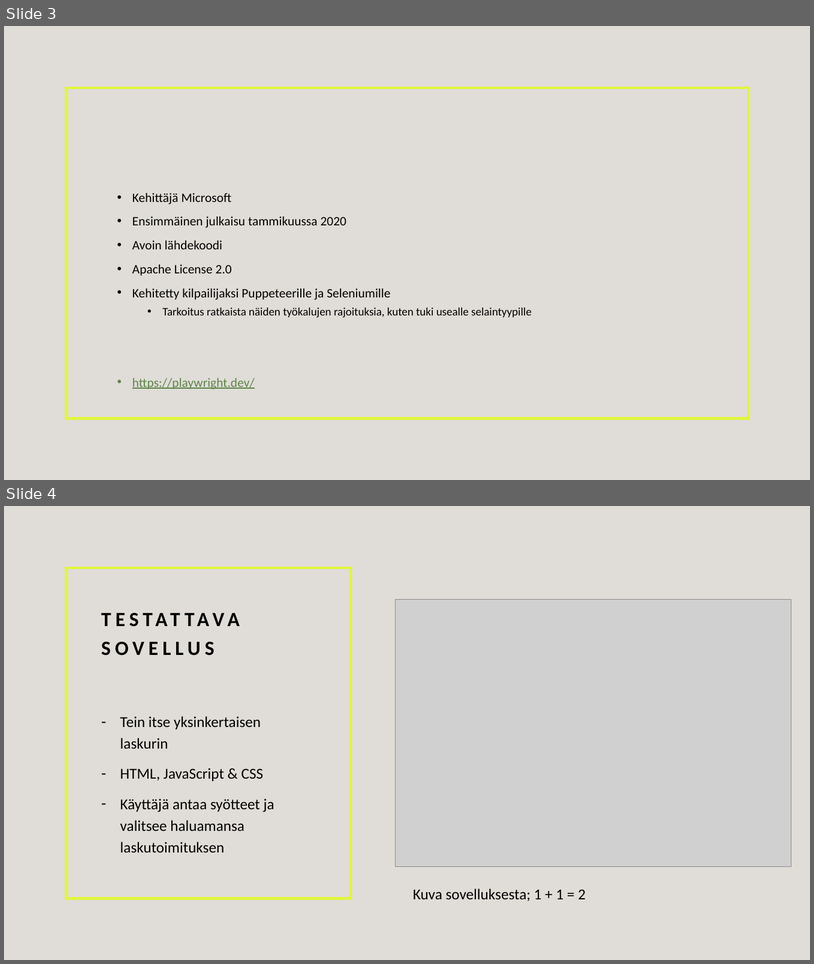
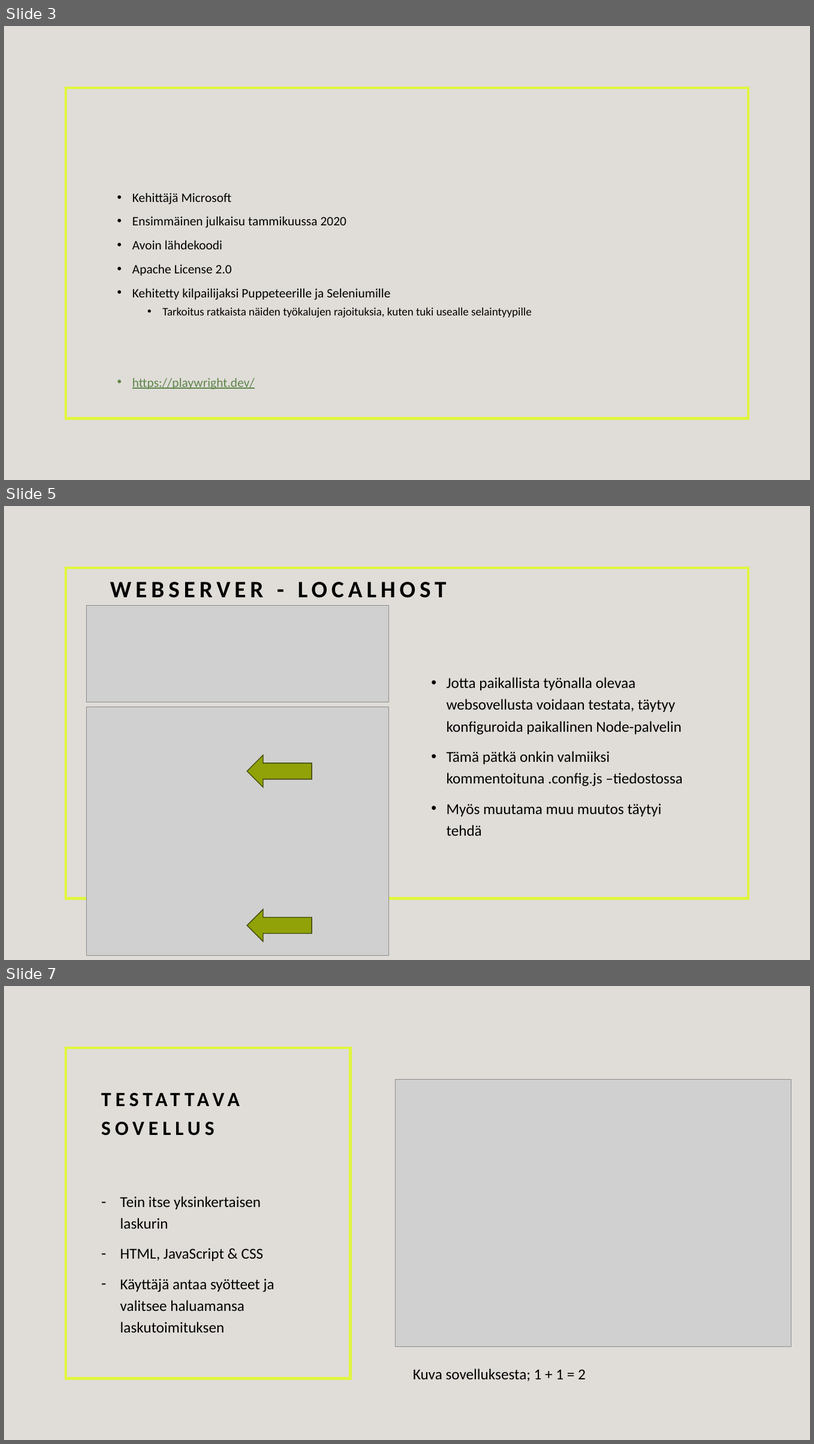
Before and after one commit to TeroAsilainen/ohjelmistotestaus-tyopaja, a slide deck: Playwright.pptx. Shown one above the other, each under a label of ours: slides 3 and 4 before the commit, slides 3, 5 and 7 after it; the slides between them are not shown. The pictures are 814x964 and 814x1444 pixels, drawn with LibreOffice and Linux fonts; fonts in the diff are those of the drawing; grey boxes stand for pictures. Boxes give left, top, right and bottom in pixels: in the first picture for what was removed or moved away, otherwise in the second. Text is boxed around its words. In the diff, an @@ line names an element or a change of style, - is before the commit and + after.

```diff
--- a/Playwright.pptx
+++ b/Playwright.pptx
@@ slide 5 added at box(4, 506, 810, 960), background #E0DDD8; not listed: 1 template element that a slide beside it also shows @@
@@ title added at box(110, 582, 447, 598), 28 pt, text #000000, bold @@
+WEBSERVER - LOCALHOST
@@ picture added at box(86, 605, 389, 702) @@
@@ text added at box(447, 677, 683, 835), 18 pt, text #000000 @@
+• Jotta paikallista työnalla olevaa websovellusta voidaan testata, täytyy konfiguroida paikallinen Node-palvelin
+• Tämä pätkä onkin valmiiksi kommentoituna .config.js –tiedostossa
+• Myös muutama muu muutos täytyi tehdä
@@ picture added at box(86, 707, 389, 955) @@
@@ left arrow added at box(247, 755, 312, 787), fill #90A208, outline #3F4704 1 pt @@
@@ left arrow added at box(247, 909, 312, 941), fill #90A208, outline #3F4704 1 pt @@
@@ what was slide 4 is now slide 7 @@
```
Also in this commit, not shown: 1 slide changed, 6 other slides added, 8 other files.
